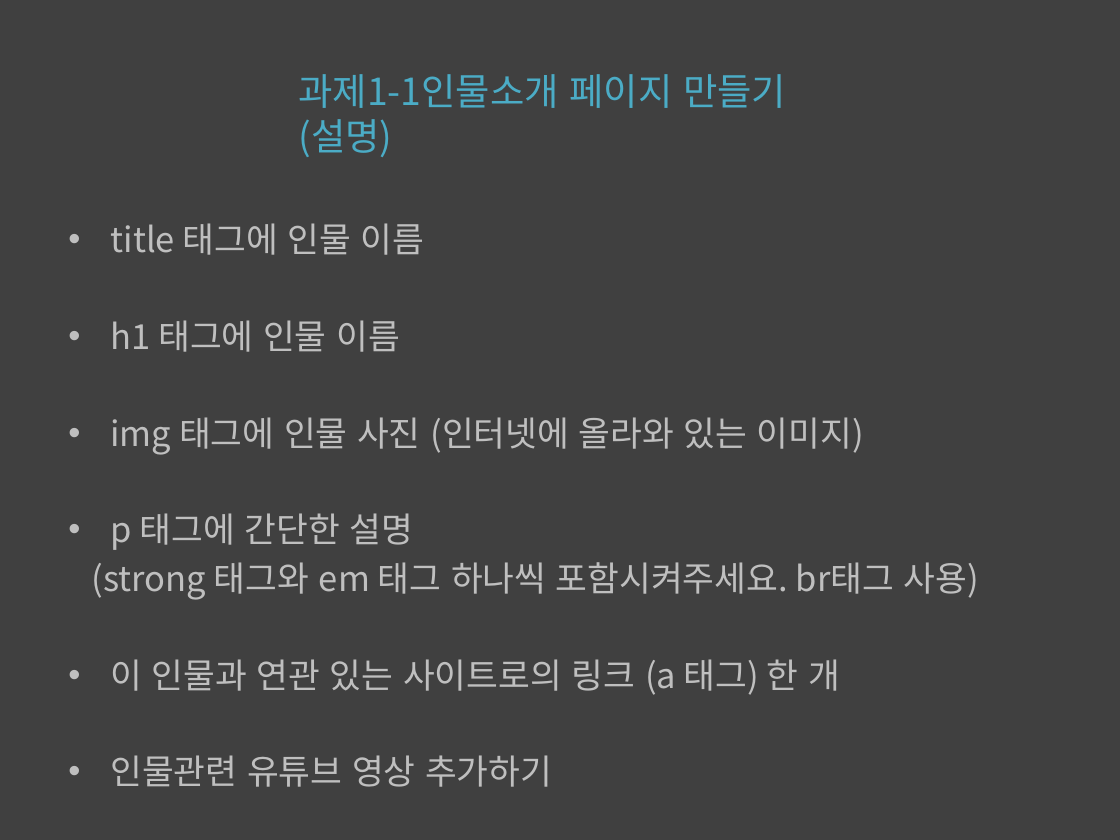
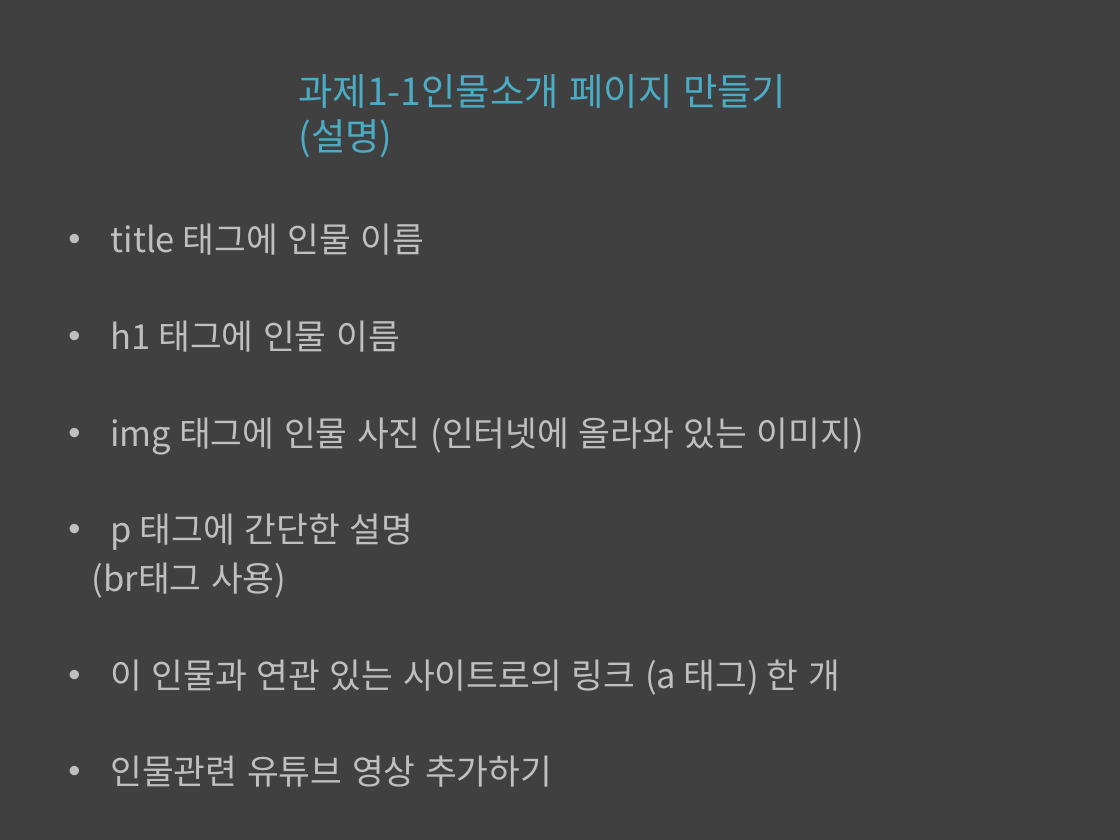
Before and after one commit to kwonkijun/web, a slide deck: slide 1 of 프론트엔드기초(과제)/과제1_프로필페이지/프론트엔드과제1-1.pptx. Drawn at 1120x840 pixels with LibreOffice and Linux fonts; fonts in the diff are those of the drawing. Boxes give left, top, right and bottom in pixels: in the first picture for what was removed or moved away, otherwise in the second. Text is boxed around its words. In the diff, an @@ line names an element or a change of style, - is before the commit and + after.

```diff
--- a/프론트엔드기초(과제)/과제1_프로필페이지/프론트엔드과제1-1.pptx
+++ b/프론트엔드기초(과제)/과제1_프로필페이지/프론트엔드과제1-1.pptx
@@ text at (92, 562, 286, 598): text changed @@
-(strong 태그와 em 태그 하나씩 포함시켜주세요. br태그 사용)
+(br태그 사용)
```
Also in this commit, not shown: 52 other files.
